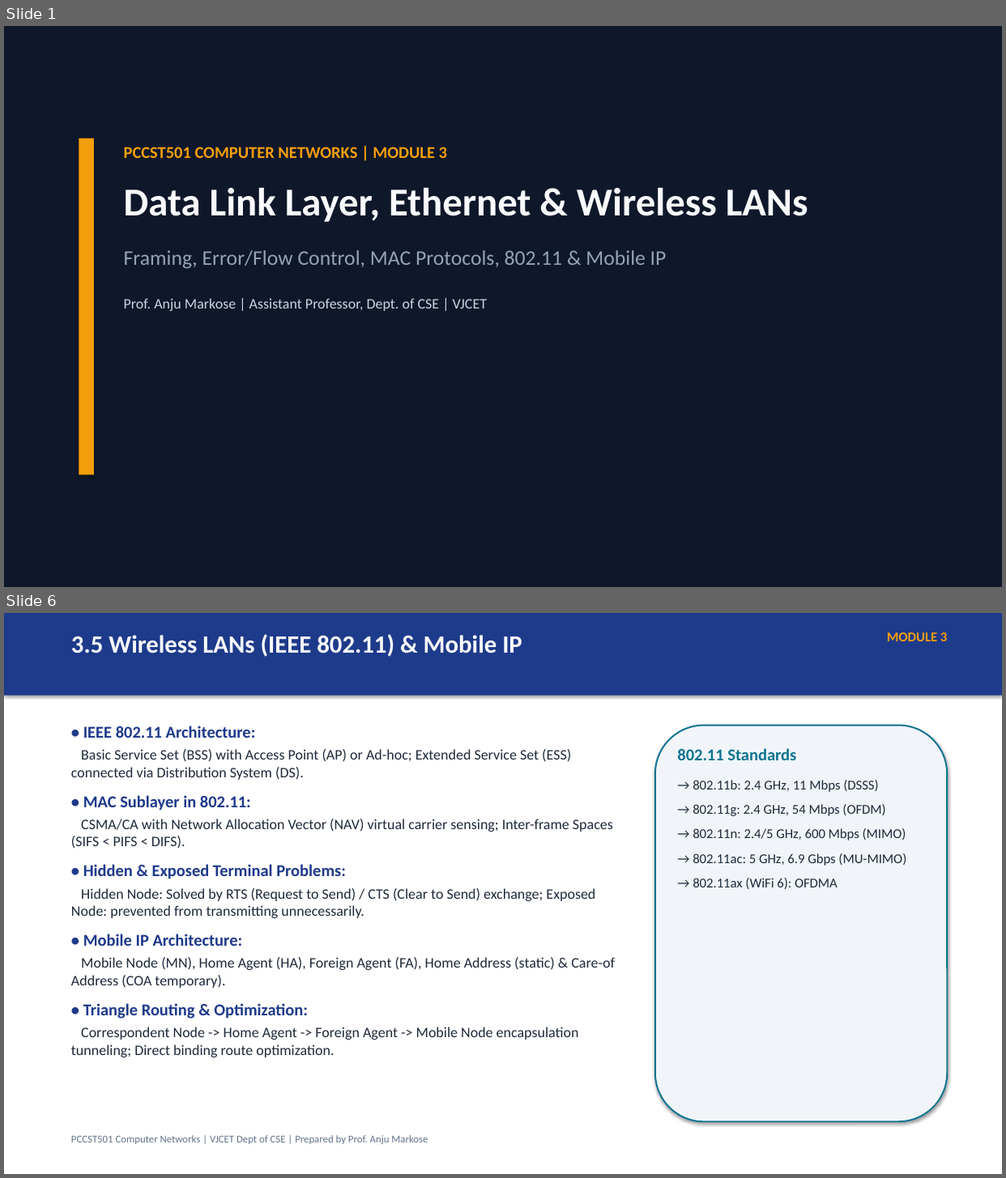
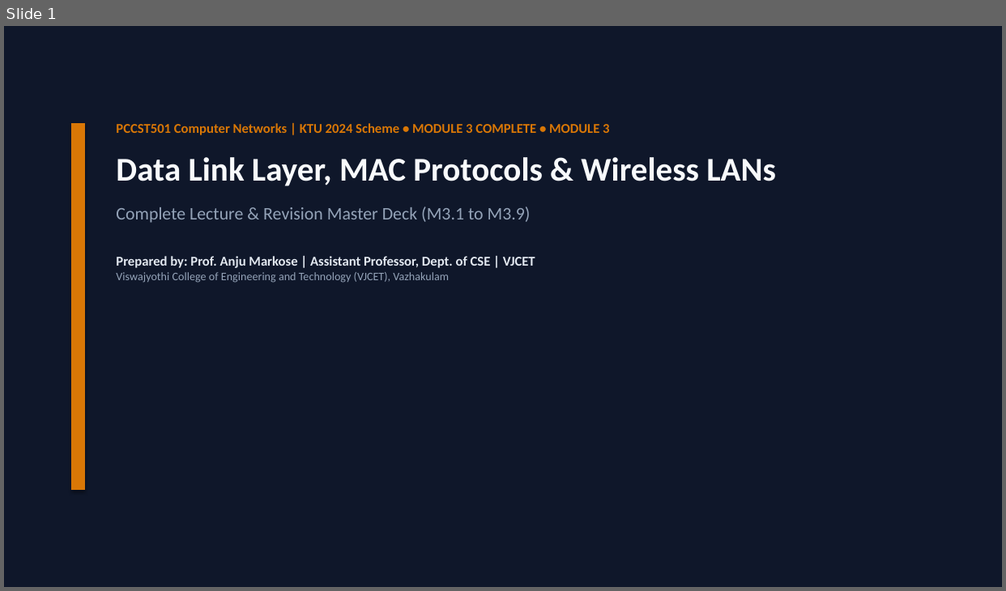
Before and after one commit to CSDVJCET/PCCST501-CN-2024, a slide deck: assets/ppts/Module_3_DataLink_Layer_and_WLAN.pptx. Shown one above the other, each under a label of ours: slides 1 and 6 before the commit, slide 1 after it; the slides between them are not shown. The pictures are 1006x1178 and 1006x591 pixels, drawn with LibreOffice and Linux fonts; fonts in the diff are those of the drawing. Boxes give left, top, right and bottom in pixels: in the first picture for what was removed or moved away, otherwise in the second. Text is boxed around its words. In the diff, an @@ line names an element or a change of style, - is before the commit and + after.

```diff
--- a/assets/ppts/Module_3_DataLink_Layer_and_WLAN.pptx
+++ b/assets/ppts/Module_3_DataLink_Layer_and_WLAN.pptx
@@ slide 6 removed at <box>4,613,1002,1174</box>, background #FFFFFF @@
@@ rectangle removed at <box>4,613,1002,696</box> @@
@@ text removed at <box>71,634,522,657</box> @@
-3.5 Wireless LANs (IEEE 802.11) & Mobile IP
@@ text removed at <box>887,632,947,641</box> @@
-MODULE 3
@@ text removed at <box>71,726,615,1058</box> @@
-• IEEE 802.11 Architecture:
-Basic Service Set (BSS) with Access Point (AP) or Ad-hoc; Extended Service Set (ESS) connected via Distribution System (DS).
-• MAC Sublayer in 802.11:
-CSMA/CA with Network Allocation Vector (NAV) virtual carrier sensing; Inter-frame Spaces (SIFS < PIFS < DIFS).
-• Hidden & Exposed Terminal Problems:
-Hidden Node: Solved by RTS (Request to Send) / CTS (Clear to Send) exchange; Exposed Node: prevented from transmitting unnecessarily.
-• Mobile IP Architecture:
-Mobile Node (MN), Home Agent (HA), Foreign Agent (FA), Home Address (static) & Care-of Address (COA temporary).
-• Triangle Routing & Optimization:
-Correspondent Node -> Home Agent -> Foreign Agent -> Mobile Node encapsulation tunneling; Direct binding route optimization.
@@ rounded rectangle removed at <box>655,726,948,1122</box> @@
@@ text removed at <box>677,748,906,889</box> @@
-802.11 Standards
-→ 802.11b: 2.4 GHz, 11 Mbps (DSSS)
-→ 802.11g: 2.4 GHz, 54 Mbps (OFDM)
-→ 802.11n: 2.4/5 GHz, 600 Mbps (MIMO)
-→ 802.11ac: 5 GHz, 6.9 Gbps (MU-MIMO)
-→ 802.11ax (WiFi 6): OFDMA
@@ text removed at <box>71,1135,428,1144</box> @@
-PCCST501 Computer Networks | VJCET Dept of CSE | Prepared by Prof. Anju Markose
@@ slide 1 changed as well @@
@@ rectangle: place and size @@
-rectangle at <box>79,139,94,476</box>
+rectangle at <box>71,123,85,490</box>
@@ rectangle at <box>71,123,85,490</box>: fill #F59E0B to #D97706 @@
@@ text at <box>116,123,776,283</box>: text changed; size 20 to 13 pt; bold on @@
-PCCST501 COMPUTER NETWORKS | MODULE 3
-Data Link Layer, Ethernet & Wireless LANs
-Framing, Error/Flow Control, MAC Protocols, 802.11 & Mobile IP
-Prof. Anju Markose | Assistant Professor, Dept. of CSE | VJCET
+PCCST501 Computer Networks | KTU 2024 Scheme • MODULE 3 COMPLETE • MODULE 3
+Data Link Layer, MAC Protocols & Wireless LANs
+Complete Lecture & Revision Master Deck (M3.1 to M3.9)
+Prepared by: Prof. Anju Markose | Assistant Professor, Dept. of CSE | VJCET
+Viswajyothi College of Engineering and Technology (VJCET), Vazhakulam
```
Also in this commit, not shown: 1 other slide changed, 30 slides added, 3 other slides removed, 54 other files.
